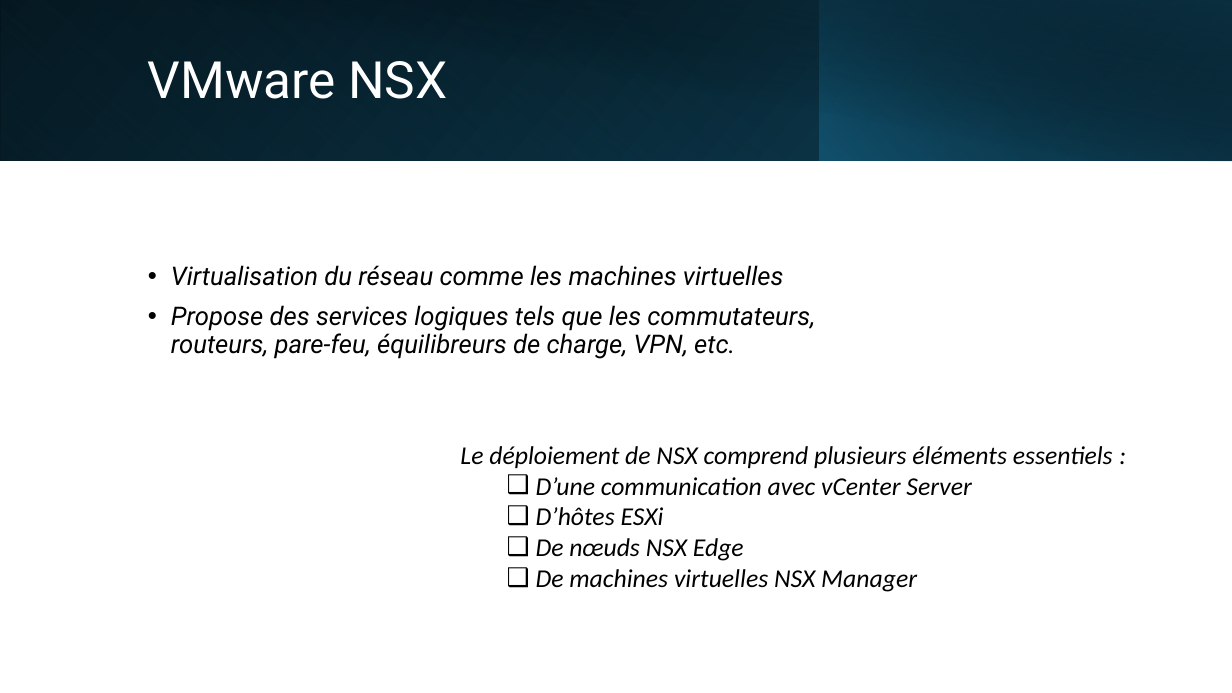
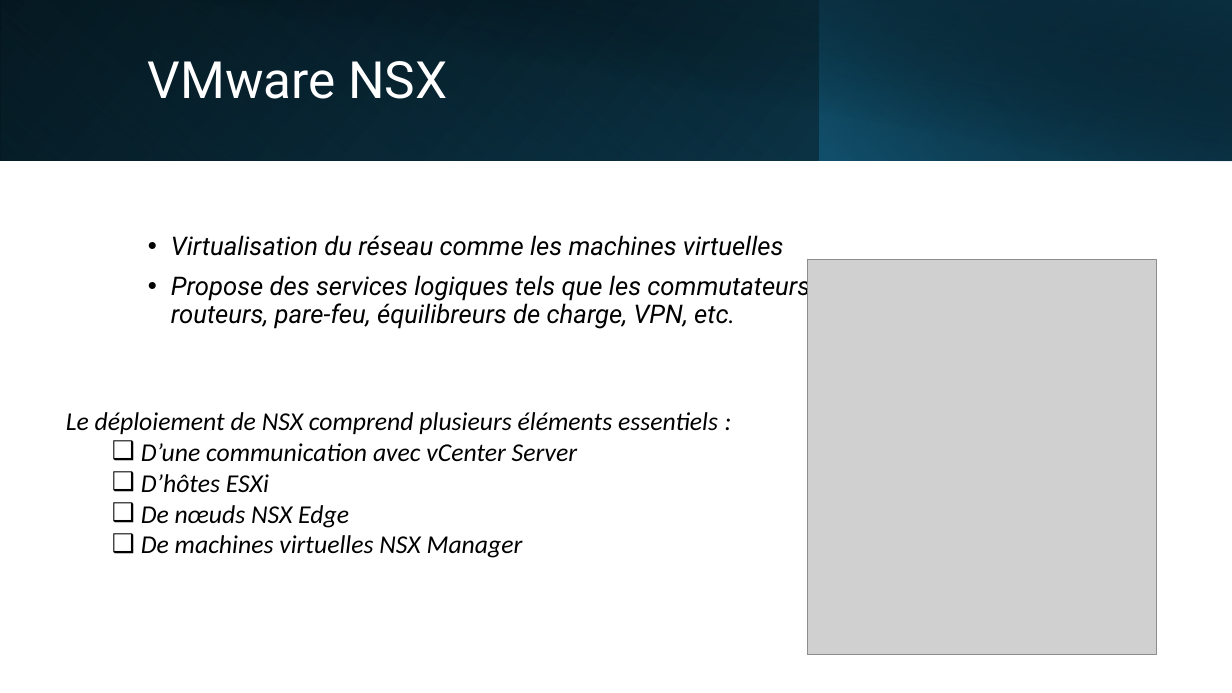
Before and after one commit to Vinc1347900/Stage_Henallux, a slide deck: slide 14 of TFE/DHAIMI_Vincent_PP_TFE.pptx. Drawn at 1232x693 pixels with LibreOffice and Linux fonts; fonts in the diff are those of the drawing; grey boxes stand for pictures. Boxes give left, top, right and bottom in pixels: in the first picture for what was removed or moved away, otherwise in the second. Text is boxed around its words. In the diff, an @@ line names an element or a change of style, - is before the commit and + after.

```diff
--- a/TFE/DHAIMI_Vincent_PP_TFE.pptx
+++ b/TFE/DHAIMI_Vincent_PP_TFE.pptx
@@ text "Virtualisation du réseau comme les ..." moved from (x1=171, y1=265, x2=815, y2=359) to (x1=171, y1=235, x2=815, y2=329) @@
@@ picture added at (x1=808, y1=260, x2=1157, y2=655) @@
@@ text "Le déploiement de NSX comprend ..." moved from (x1=460, y1=446, x2=1113, y2=592) to (x1=66, y1=412, x2=718, y2=558) @@
```
Also in this commit, not shown: 1 other slide changed, 1 other file.
